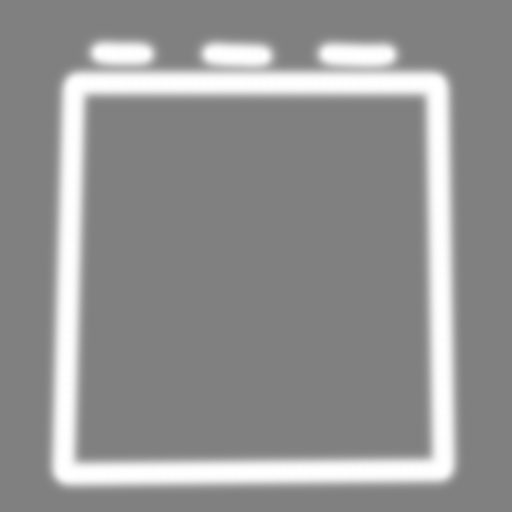
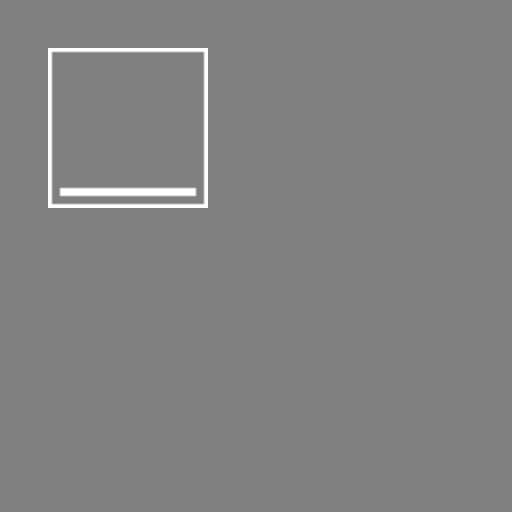
The second 512 x 512 image is a revision of the first. Changes to its layers:
added layer "Ebene 1" above "Ebene 0" over [48, 48, 208, 208]
hid "Ebene 0", painted on it over [43, 32, 465, 495]
